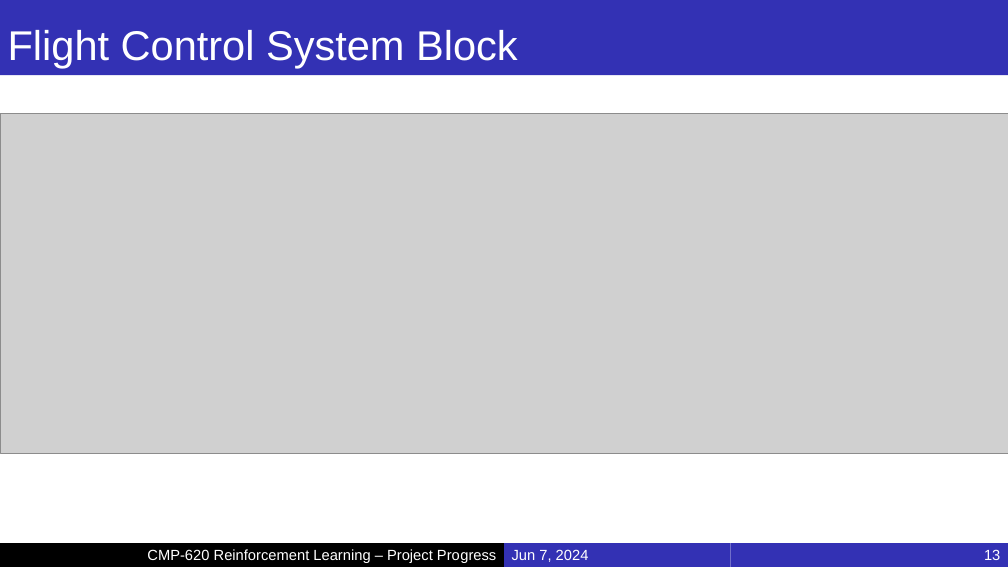
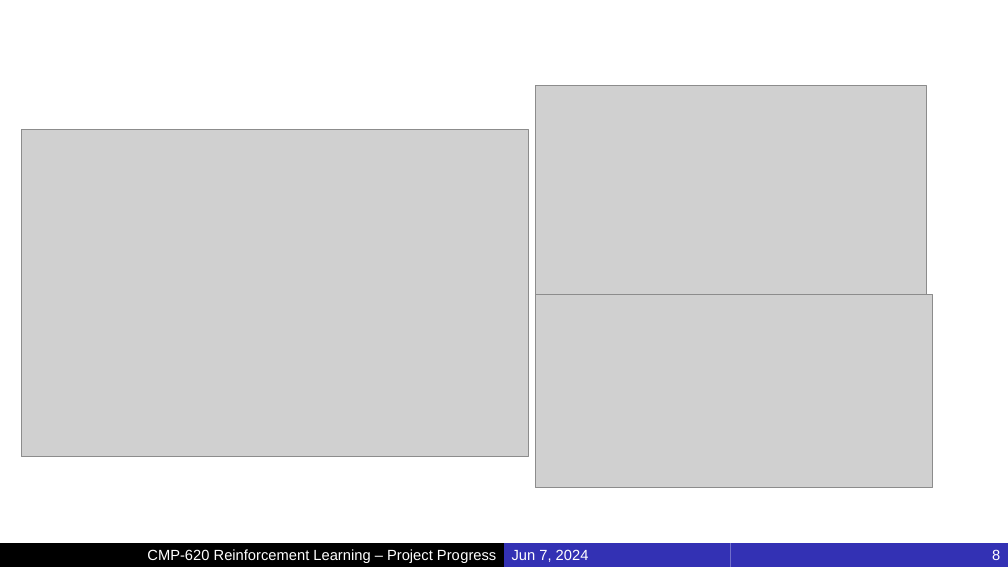
Before and after one commit to MucahidRidvanKaplan/ParrotQuadcopterRL, a slide deck: slide 8 of Presentations/Project_Final.pptx (slide 13 before the commit). Drawn at 1008x567 pixels with LibreOffice and Linux fonts; fonts in the diff are those of the drawing; grey boxes stand for pictures; background and template pictures are left out. Boxes give left, top, right and bottom in pixels: in the first picture for what was removed or moved away, otherwise in the second. Text is boxed around its words. In the diff, an @@ line names an element or a change of style, - is before the commit and + after.

```diff
--- a/Presentations/Project_Final.pptx
+++ b/Presentations/Project_Final.pptx
@@ title removed at (0,0,1008,75) @@
-Flight Control System Block
@@ picture added at (535,86,926,295) @@
@@ picture removed at (0,113,1008,454) @@
@@ picture added at (21,129,529,457) @@
@@ picture added at (535,294,933,488) @@
@@ page number at (992,550,1000,560): text changed @@
-13
+8
```
Also in this commit, not shown: 4 other slides changed.
